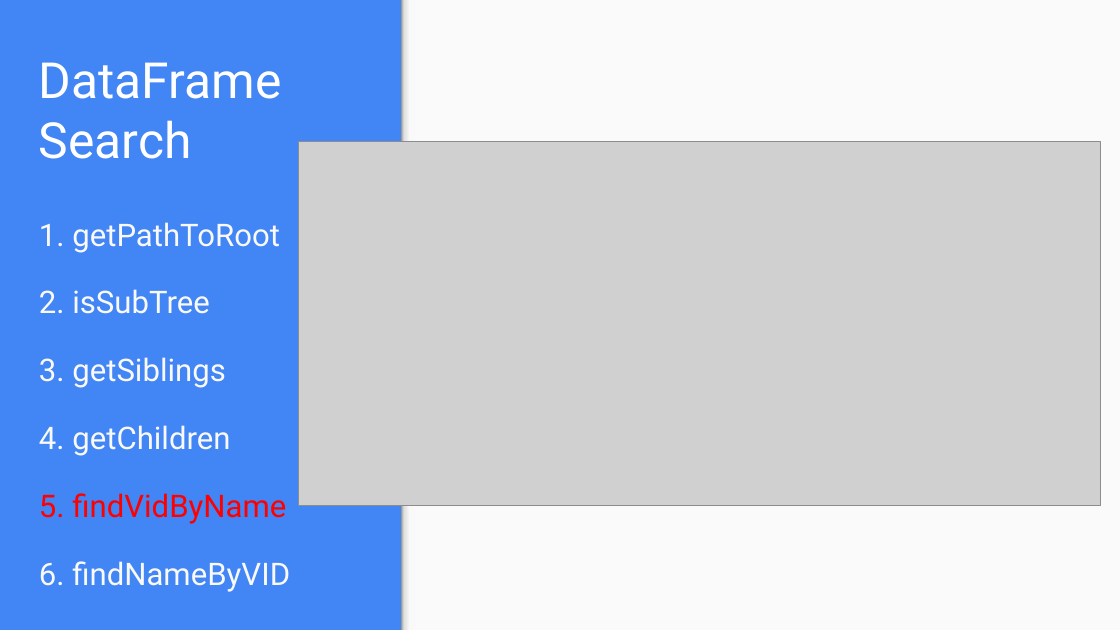
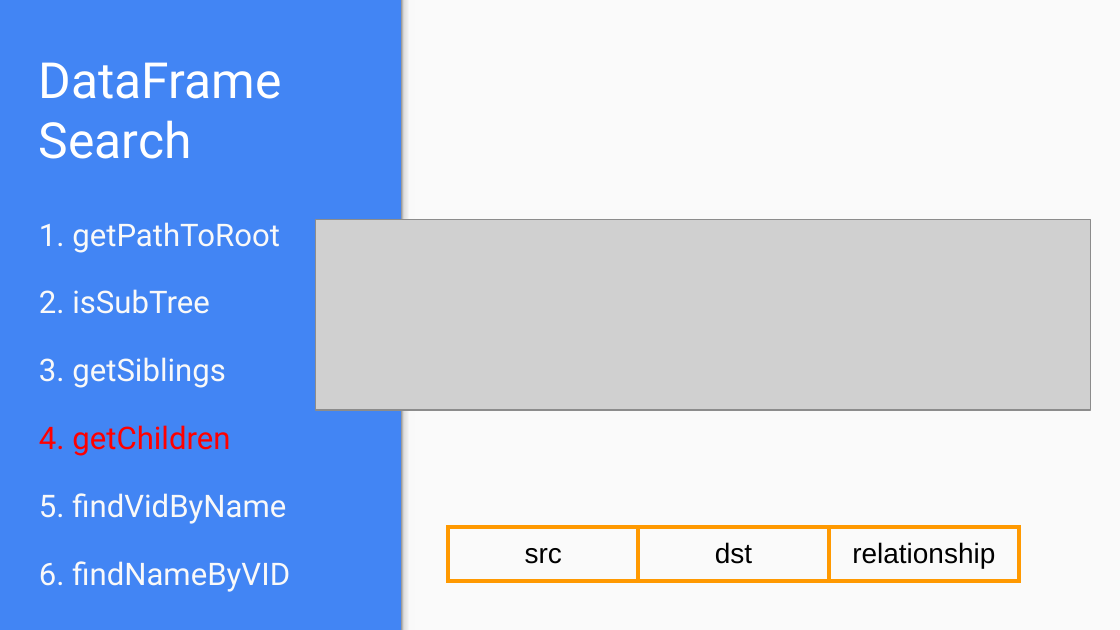
Before and after one commit to Houzl/CSYE7200FinalProject, a slide deck: slide 20 of CSYE7200 Scala Final Presentation Slides.pptx (slide 21 before the commit). Drawn at 1120x630 pixels with LibreOffice and Linux fonts; fonts in the diff are those of the drawing; grey boxes stand for pictures. Boxes give left, top, right and bottom in pixels: in the first picture for what was removed or moved away, otherwise in the second. Text is boxed around its words. In the diff, an @@ line names an element or a change of style, - is before the commit and + after.

```diff
--- a/CSYE7200 Scala Final Presentation Slides.pptx
+++ b/CSYE7200 Scala Final Presentation Slides.pptx
@@ picture: place and size @@
-picture at (299,142,1101,506)
+picture at (316,220,1091,410)
@@ text at (39,425,286,524): text colour #F9F9F9 to #FF0000 in "4. getChildren"; text colour #FF0000 to #F9F9F9 in "5. findVidByName" @@
@@ table added at (448,528,1019,584), 1 rows, 3 columns @@
+src | dst | relationship
```
Also in this commit, not shown: 17 other slides changed, 1 slide added.
